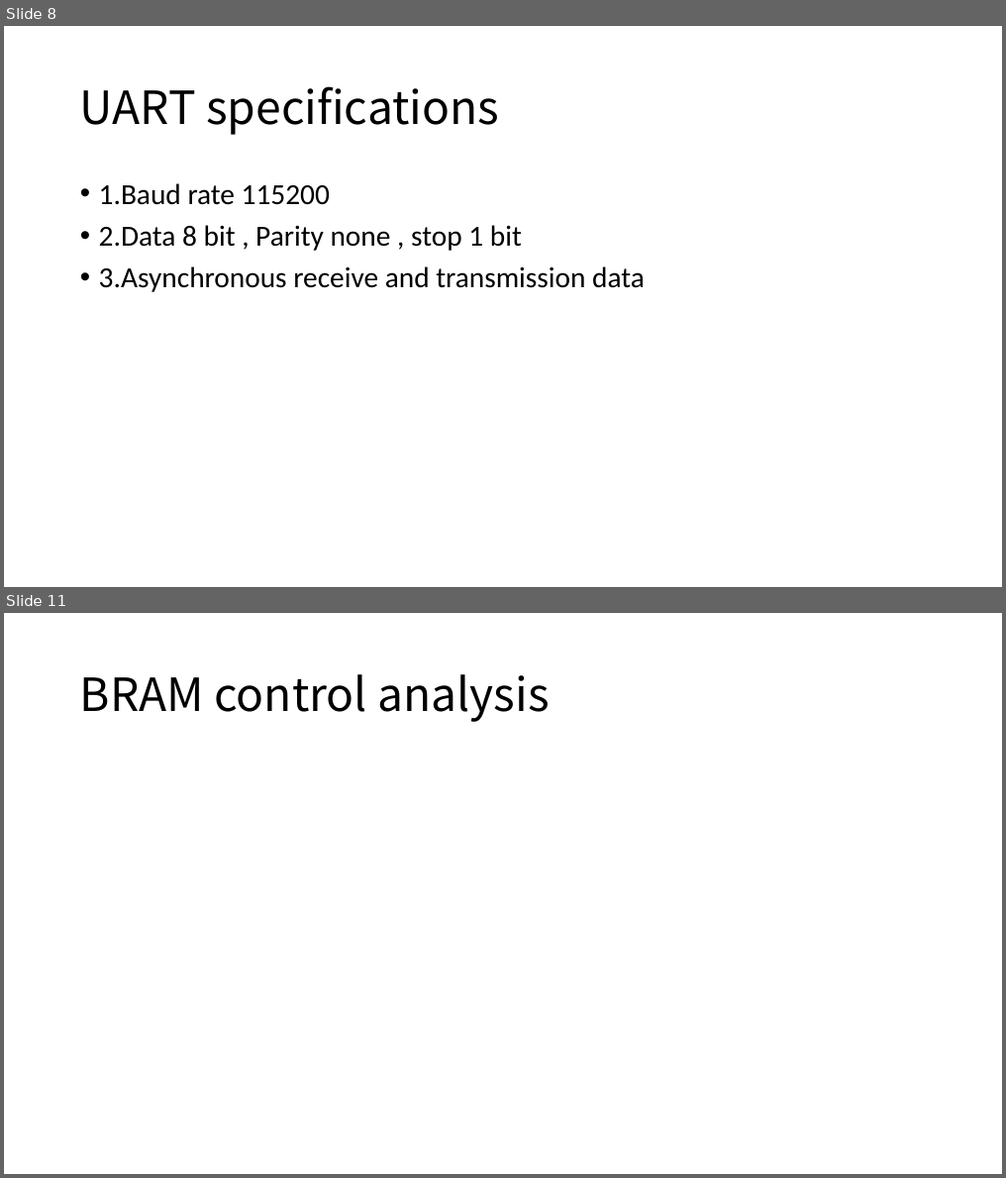
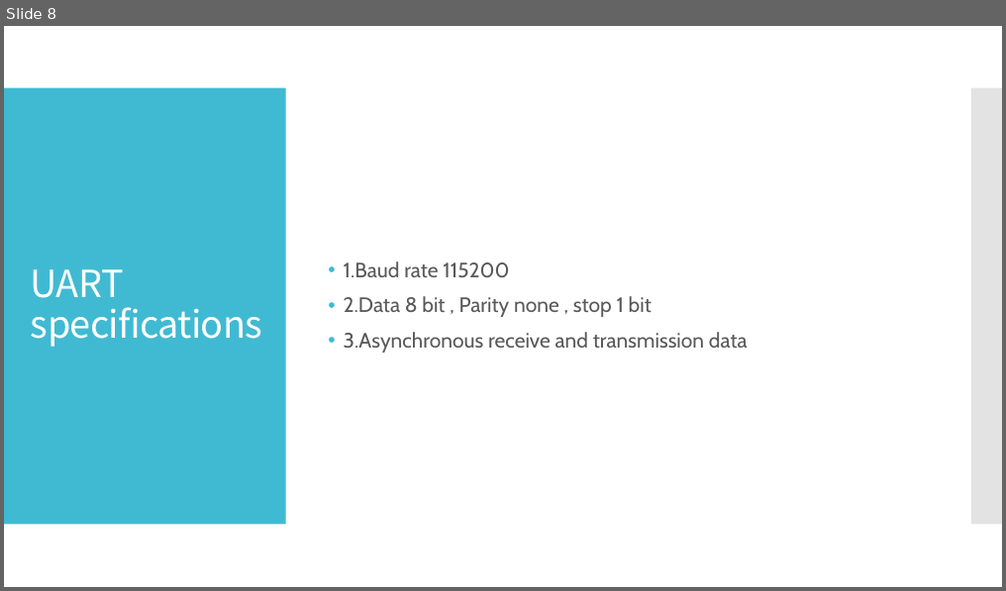
Before and after one commit to BBS86x1023/FPGA-simple-TPU, a slide deck: FPGA Final Project.pptx. Shown one above the other, each under a label of ours: slides 8 and 11 before the commit, slide 8 after it; the slides between them are not shown. The pictures are 1006x1178 and 1006x591 pixels, drawn with LibreOffice and Linux fonts; fonts in the diff are those of the drawing. Boxes give left, top, right and bottom in pixels: in the first picture for what was removed or moved away, otherwise in the second. Text is boxed around its words. In the diff, an @@ line names an element or a change of style, - is before the commit and + after.

```diff
--- a/FPGA Final Project.pptx
+++ b/FPGA Final Project.pptx
@@ slide 11 removed at box(4, 613, 1002, 1174), background #FFFFFF @@
@@ title removed at box(80, 674, 548, 722) @@
-BRAM control analysis
@@ slide 8 changed as well @@
@@ rectangle added at box(4, 88, 286, 525), fill #40BAD2 @@
@@ text "1.Baud rate 115200": place and size @@
-text "1.Baud rate 115200" at box(99, 183, 645, 292)
+text "1.Baud rate 115200" at box(344, 262, 747, 353)
@@ text "1.Baud rate 115200" at box(344, 262, 747, 353): size 28 to 20 pt, font Calibri to Cabin, text colour #000000 to #595959; indent changed; more space between paragraphs; vertical alignment top to middle @@
@@ rectangle added at box(971, 88, 1002, 525), fill #C8C8C8 at 50% opacity @@
@@ title "UART specifications": place and size @@
-title "UART specifications" at box(80, 86, 499, 135)
+title "UART specifications" at box(31, 270, 262, 347)
@@ title "UART specifications" at box(31, 270, 262, 347): size 44 to 36 pt, text colour #000000 to #FFFFFF, letter spacing 0 to -0.6 pt @@
```
Also in this commit, not shown: 20 other slides changed, 8 slides added, 6 other slides removed.
